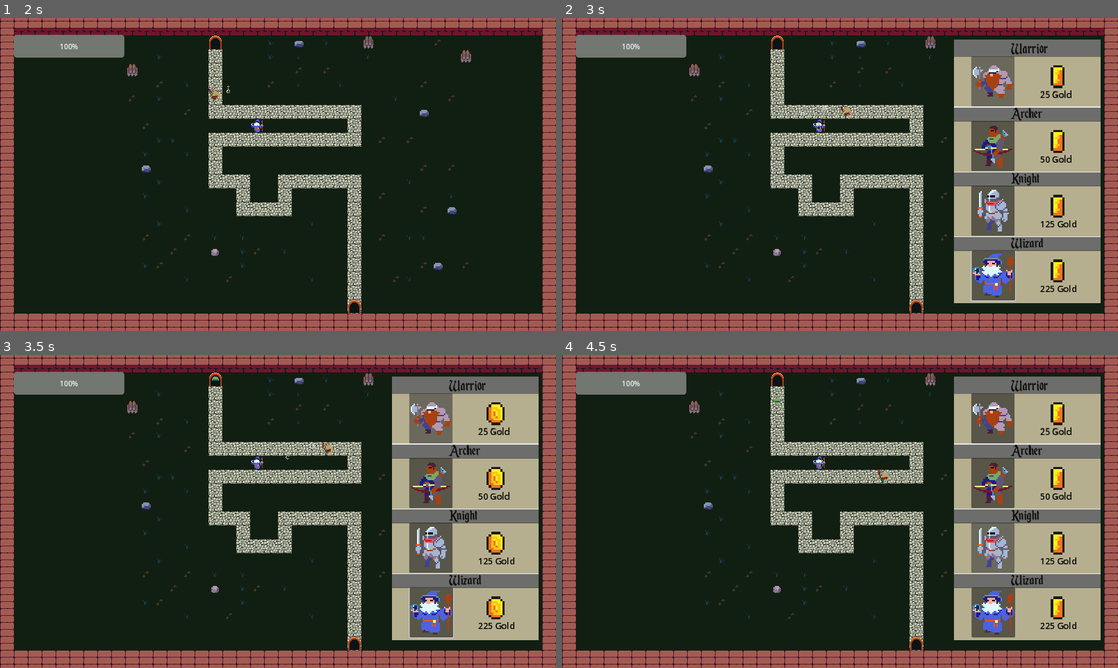
Above: before the commit, frames 1-4 (two rows, left to right).
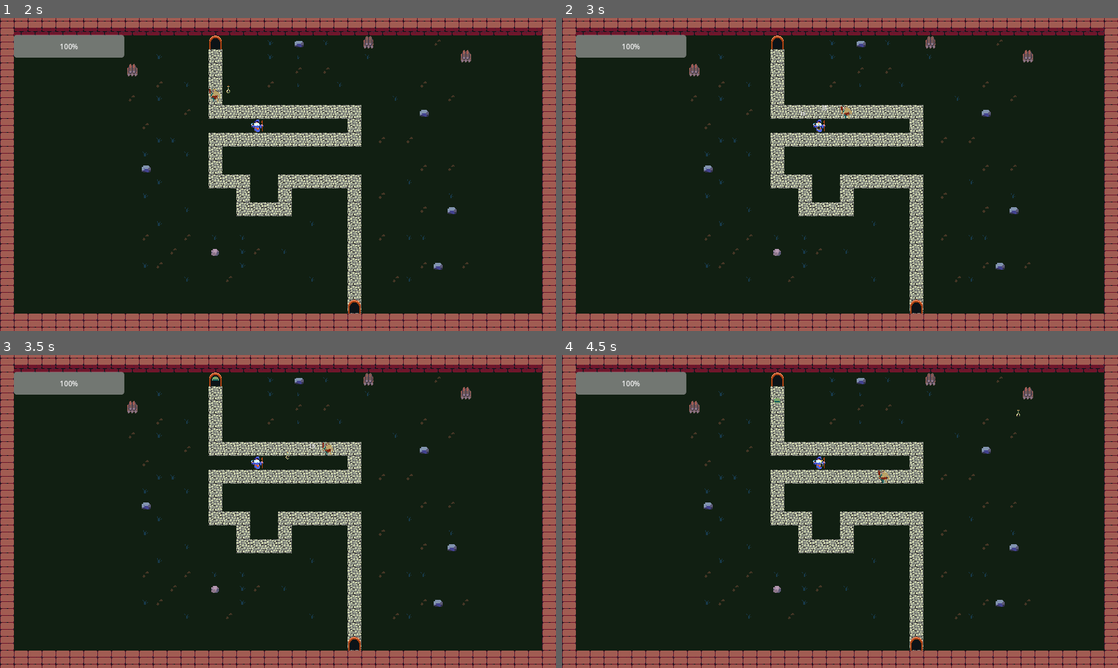
Above: after the commit, the same moments.

Repository: WizardsNStuff/tower-defense
Game: Godot game, scene res://menus-and-interfaces/main_menu/Main_Menu.tscn
Two runs of this game, one before a commit and one after it. Both use one fixed random seed, a clock stepped at 60 frames per second and the inputs below.
Inputs (mouse positions are in pixels of both pictures, inside the frame that each line leads up to):
- Up to frame 1 (2 s): click (38, 161) at 0.5 s; click (50, 174) at 1.25 s
- Up to frame 2 (3 s): move the mouse to (962, 158) at 2.02 s; click (962, 158) at 2.17 s; click (995, 80) at 2.75 s
- Up to frame 3 (3.5 s): no input
- Up to frame 4 (4.5 s): click (995, 483) at 3.52 s; click (995, 549) at 4.27 s

Frame 1 is identical in both runs. In frame 2, 22% of the frame differs, in the area x 70-97%, y 6-92%; in frame 3, 22%; in frame 4, 22%.

Commit message:
shop opens and you can  click buttons

Diff:
--- a/grid_system.gd
+++ b/grid_system.gd
@@ -1,4 +1,6 @@
 extends TileMapLayer
+
+var shop_instance : Node = null
 
 func _input(event):
 	if event is InputEventMouseButton and event.button_index == MOUSE_BUTTON_LEFT and event.pressed:
@@ -11,26 +13,31 @@
 
 		highlight_tile(clicked_tile)
 
-		var shop_instance = preload("res://menus-and-interfaces/tower_shop/tower_shop.tscn").instantiate()
+		if shop_instance:
+			# if shop is already open close it
+			shop_instance.queue_free()
+			shop_instance = null
+		else:
+			shop_instance = preload("res://menus-and-interfaces/tower_shop/tower_shop.tscn").instantiate()
 
-		# add shop_hud as child of root
-		get_tree().current_scene.add_child(shop_instance)
+			# add shop_hud as child of root
+			get_tree().current_scene.add_child(shop_instance)
 
-		# get width and height of hud
-		var hud_color_rect = shop_instance.get_node("ScrollContainer").get_node("ColorRect")
-		var hud_width = hud_color_rect.get_rect().size.x
-		var hud_height = hud_color_rect.get_rect().size.y
+			# get width and height of hud
+			var hud_color_rect = shop_instance.get_node("ScrollContainer").get_node("ColorRect")
+			var hud_width = hud_color_rect.get_rect().size.x
+			var hud_height = hud_color_rect.get_rect().size.y
 
-		# get size of window
-		var viewport_size = get_viewport().get_visible_rect().size
+			# get size of window
+			var viewport_size = get_viewport().get_visible_rect().size
 
-		var right_margin = 40
-		var top_margin = 50
-		var hud_position_x = (viewport_size.x / 2) - hud_width - right_margin
-		var hud_position_y = -1 * (viewport_size.y / 2) + top_margin
+			var right_margin = 40
+			var top_margin = 50
+			var hud_position_x = (viewport_size.x / 2) - hud_width - right_margin
+			var hud_position_y = -1 * (viewport_size.y / 2) + top_margin
 
-		# mvoe shop to correct position
-		shop_instance.position = Vector2(hud_position_x, hud_position_y)
+			# mvoe shop to correct position
+			shop_instance.position = Vector2(hud_position_x, hud_position_y)
 
 func highlight_tile(tile_pos) -> void:
 	pass
--- a/menus-and-interfaces/tower_shop/tower_shop.tscn
+++ b/menus-and-interfaces/tower_shop/tower_shop.tscn
@@ -257,12 +257,12 @@
 theme_override_styles/panel = SubResource("StyleBoxFlat_qyo70")
 
 [node name="KnightBtn" type="Button" parent="ScrollContainer/ColorRect/VBoxContainer/Knight"]
-layout_mode = 0
 offset_left = 40.0
 offset_top = 38.0
 offset_right = 140.0
 offset_bottom = 153.0
 mouse_default_cursor_shape = 2
+action_mode = 0
 
 [node name="TitleBackground" type="Panel" parent="ScrollContainer/ColorRect/VBoxContainer/Knight"]
 layout_mode = 0
@@ -309,12 +309,12 @@
 theme_override_styles/panel = SubResource("StyleBoxFlat_qyo70")
 
 [node name="WizardBtn" type="Button" parent="ScrollContainer/ColorRect/VBoxContainer/Wizard"]
-layout_mode = 0
-offset_left = 41.0
-offset_top = 38.0
-offset_right = 141.0
+offset_left = 40.0
+offset_top = 38.0
+offset_right = 140.0
 offset_bottom = 153.0
 mouse_default_cursor_shape = 2
+action_mode = 0
 
 [node name="TitleBackground" type="Panel" parent="ScrollContainer/ColorRect/VBoxContainer/Wizard"]
 layout_mode = 0
